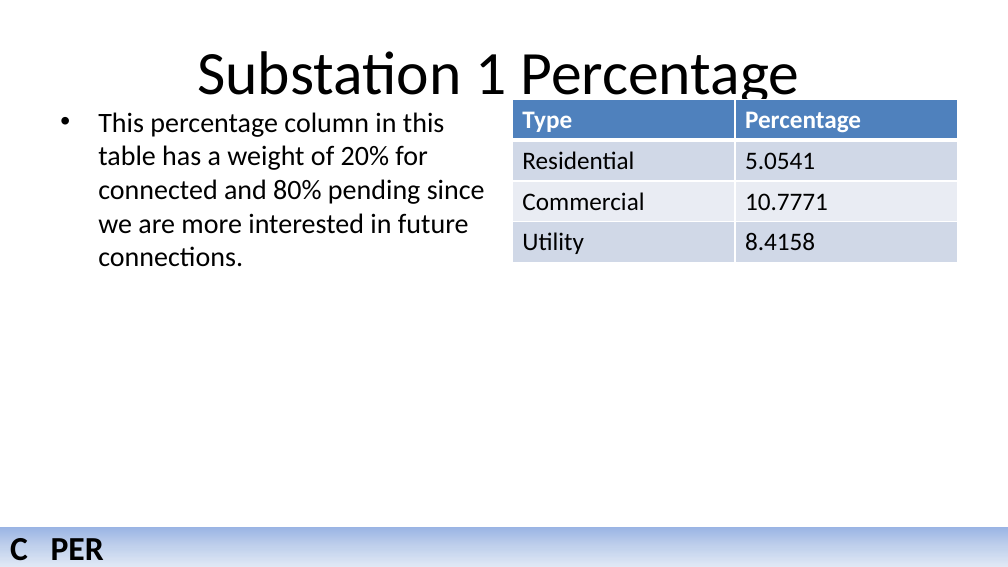
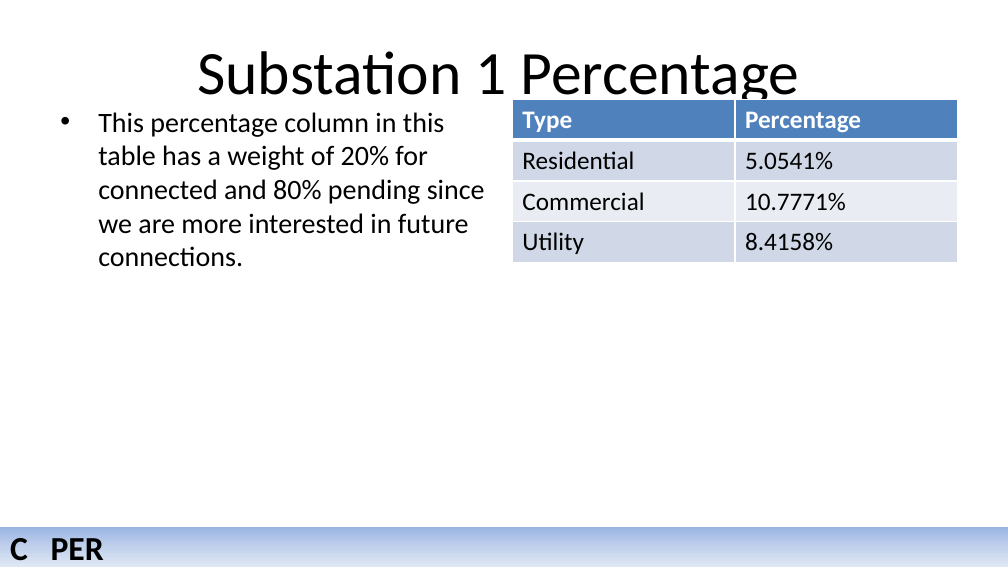
Before and after one commit to jlavall1/CAPER, a slide deck: slide 8 of 10_Momo/CAPER_3.25.2016_MoreyAgnew.pptx. Drawn at 1008x567 pixels with LibreOffice and Linux fonts; fonts in the diff are those of the drawing; background and template pictures are left out. Boxes give left, top, right and bottom in pixels: in the first picture for what was removed or moved away, otherwise in the second. Text is boxed around its words. In the diff, an @@ line names an element or a change of style, - is before the commit and + after.

```diff
--- a/10_Momo/CAPER_3.25.2016_MoreyAgnew.pptx
+++ b/10_Momo/CAPER_3.25.2016_MoreyAgnew.pptx
@@ table at <box>512,99,958,262</box> @@
-row 2, column 2: 5.0541
+row 2, column 2: 5.0541%
-row 3, column 2: 10.7771
+row 3, column 2: 10.7771%
-row 4, column 2: 8.4158
+row 4, column 2: 8.4158%
```
Also in this commit, not shown: 3 other slides changed.
